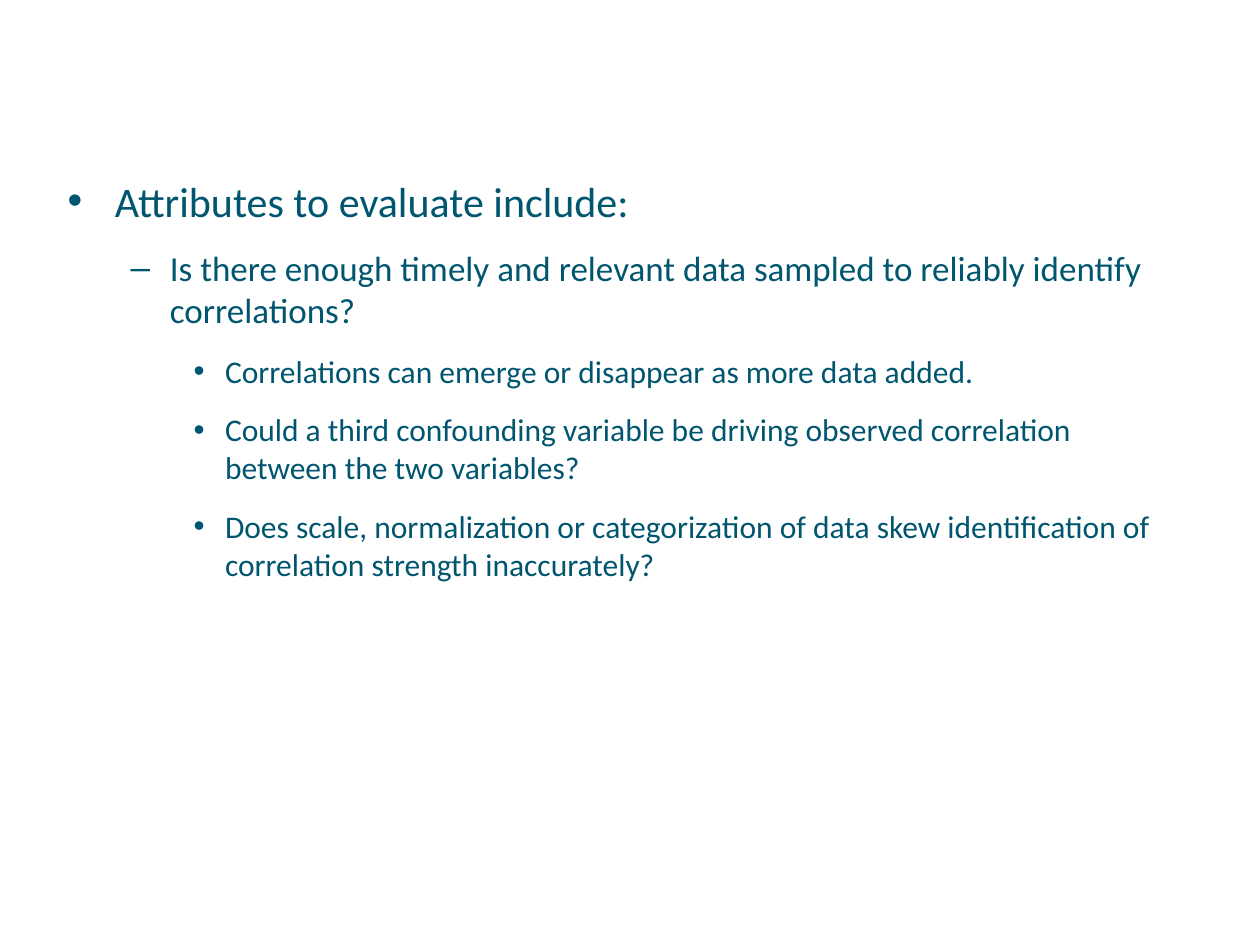
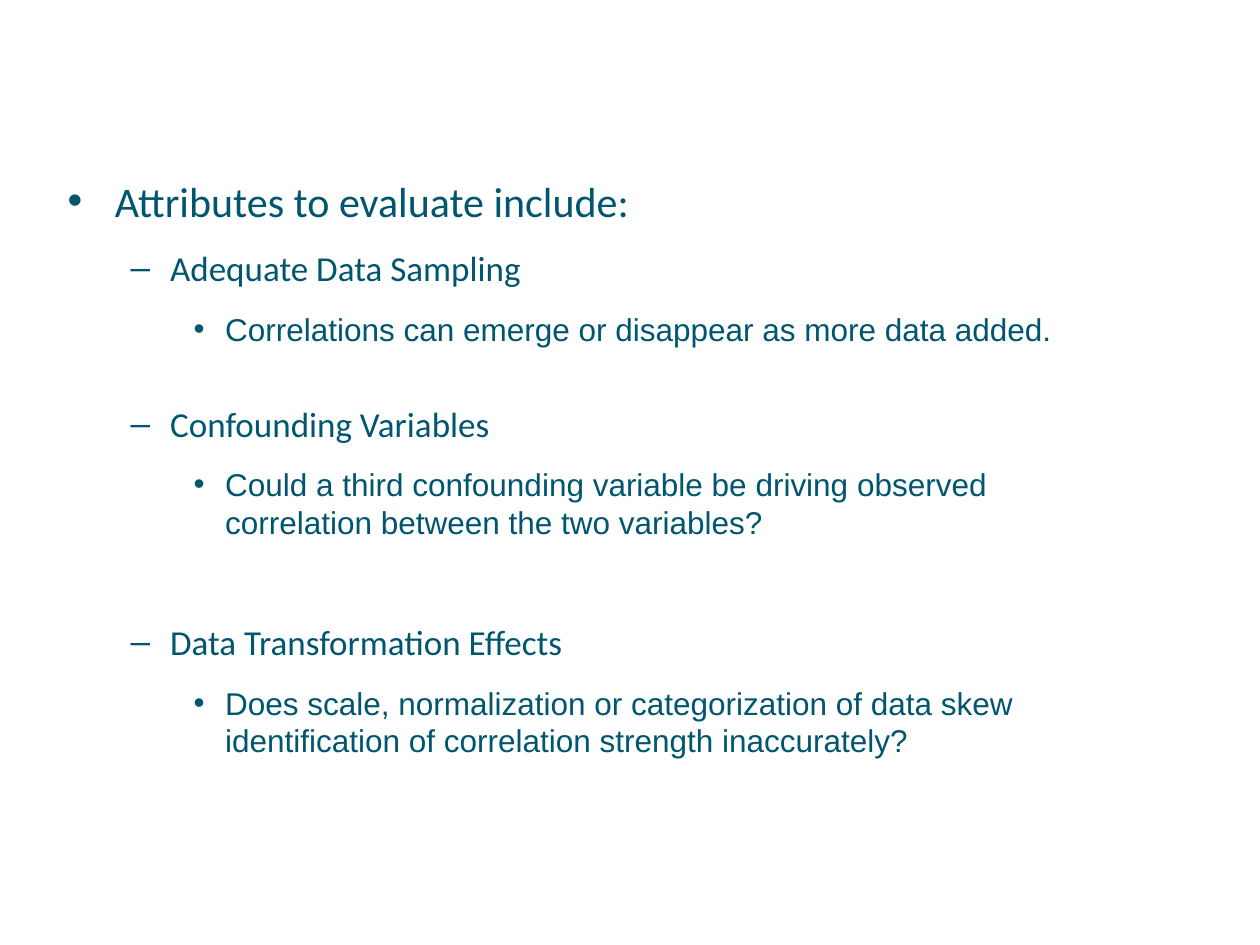
Before and after one commit to a099954/ABC-Program, a slide deck: slide 20 of Data Literacy/Day 2 Questioning Data /02-Questioning Data - Final.pptx (slide 24 before the commit). Drawn at 1260x945 pixels with LibreOffice and Linux fonts; fonts in the diff are those of the drawing; background and template pictures are left out. Boxes give left, top, right and bottom in pixels: in the first picture for what was removed or moved away, otherwise in the second. Text is boxed around its words. In the diff, an @@ line names an element or a change of style, - is before the commit and + after.

```diff
--- a/Data Literacy/Day 2 Questioning Data /02-Questioning Data - Final.pptx
+++ b/Data Literacy/Day 2 Questioning Data /02-Questioning Data - Final.pptx
@@ text at bbox=[170, 256, 520, 287]: text changed @@
-  – Is there enough timely and relevant data sampled to reliably identify correlations?
+  – Adequate Data Sampling
@@ text at bbox=[225, 318, 1051, 758]: font Calibri to Arial in "Correlations can emerge or disappear as more ...", "Could a third confounding variable be driving ...", "Does scale, normalization or categorization of data ..." @@
@@ text at bbox=[170, 412, 489, 443]: paragraph added @@
+  – Confounding Variables
@@ text at bbox=[170, 630, 562, 656]: paragraph added @@
+  – Data Transformation Effects
```
Also in this commit, not shown: 22 other slides changed, 8 slides added, 6 slides removed, 6 other files.
